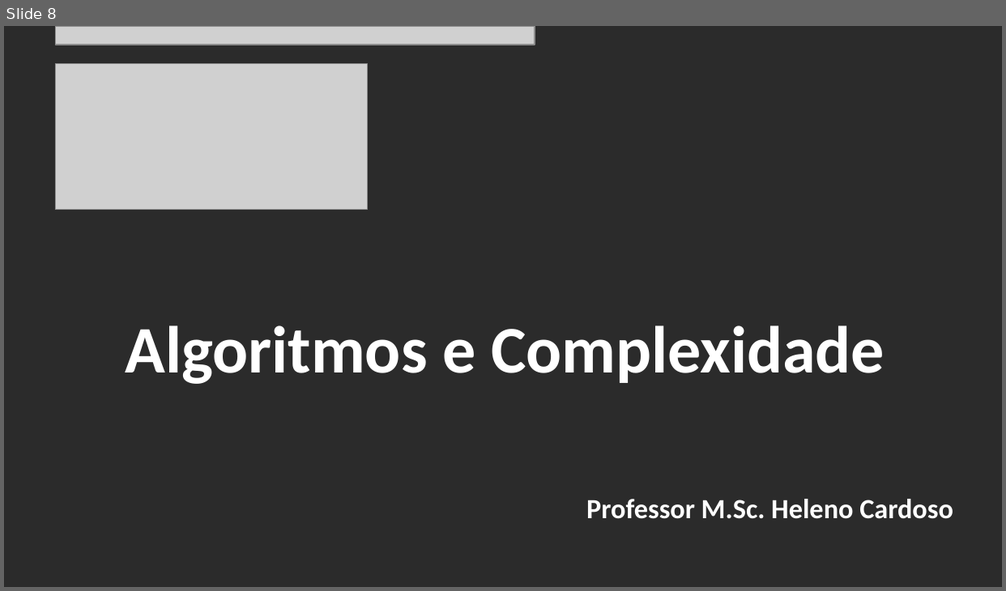
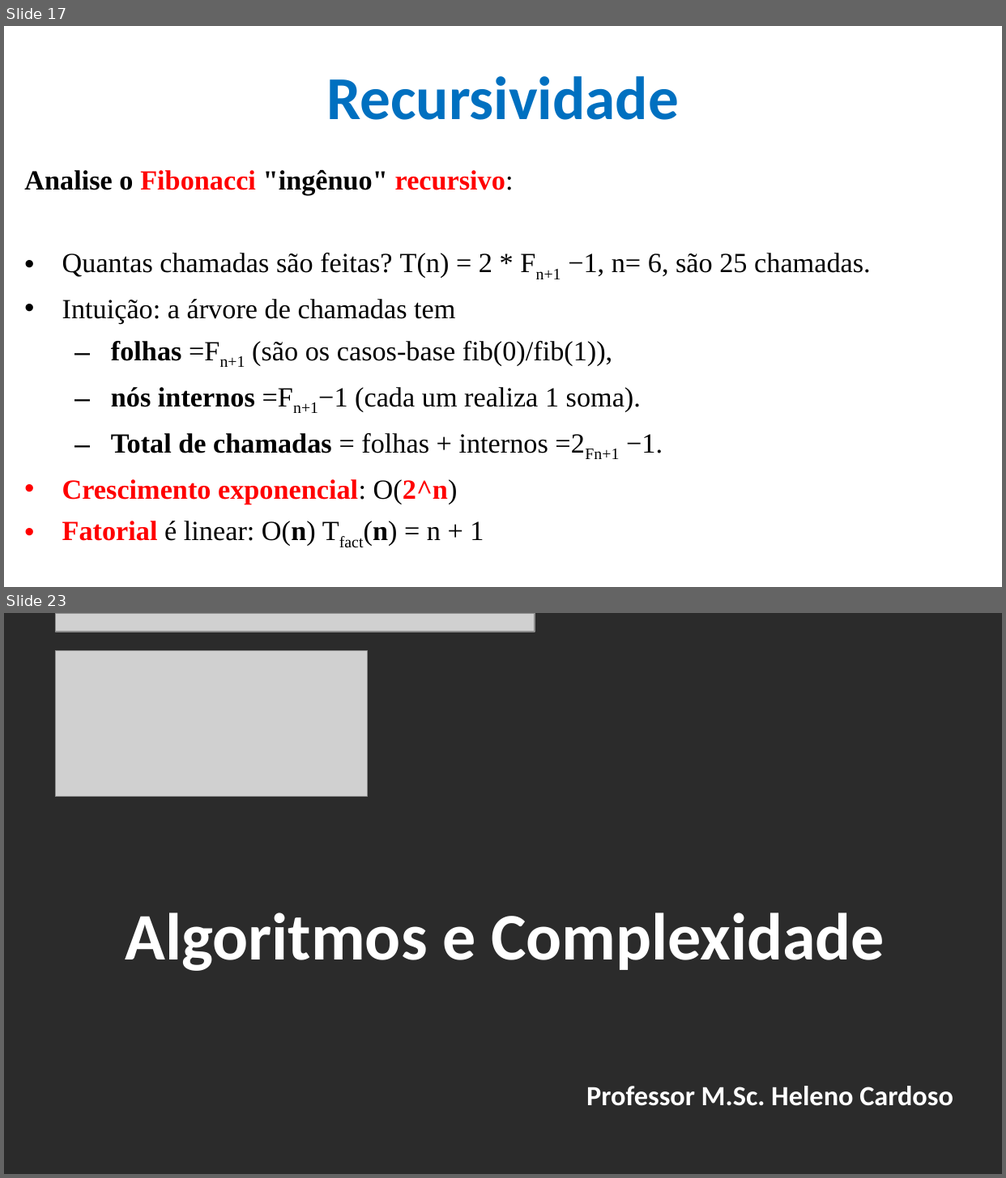
Before and after one commit to CloudEducationBrazil/WydenAlgoritmosEComplexidade, a slide deck: 01 Classes/Aula 03 - Algoritmos e Complexidade - Recursividade.pptx. Shown one above the other, each under a label of ours: slide 8 before the commit, slides 17 and 23 after it; the slides between them are not shown. The pictures are 1006x591 and 1006x1178 pixels, drawn with LibreOffice and Linux fonts; fonts in the diff are those of the drawing; grey boxes stand for pictures; background and template pictures are left out; a plain dark background stands for a picture behind light text. Boxes give left, top, right and bottom in pixels: in the first picture for what was removed or moved away, otherwise in the second. Text is boxed around its words. In the diff, an @@ line names an element or a change of style, - is before the commit and + after.

```diff
--- a/01 Classes/Aula 03 - Algoritmos e Complexidade - Recursividade.pptx
+++ b/01 Classes/Aula 03 - Algoritmos e Complexidade - Recursividade.pptx
@@ slide 17 added at (x1=4, y1=26, x2=1002, y2=587), background picture (left out) @@
@@ title added at (x1=326, y1=76, x2=679, y2=120), 44 pt, text #0070C0, bold @@
+Recursividade
@@ text added at (x1=24, y1=170, x2=871, y2=546), 20 pt, text #000000 @@
+Analise o Fibonacci "ingênuo" recursivo:
+• Quantas chamadas são feitas? T(n) = 2 * Fn+1 −1, n= 6, são 25 chamadas.
+• Intuição: a árvore de chamadas tem
+  – folhas =Fn+1 (são os casos-base fib(0)/fib(1)),
+  – nós internos =Fn+1−1 (cada um realiza 1 soma).
+  – Total de chamadas = folhas + internos =2Fn+1 −1.
+• Crescimento exponencial: O(2^n)
+• Fatorial é linear: O(n) Tfact(n) = n + 1
@@ what was slide 8 is now slide 23 @@
```
Also in this commit, not shown: 6 slides changed, 14 other slides added, 14 other files.
